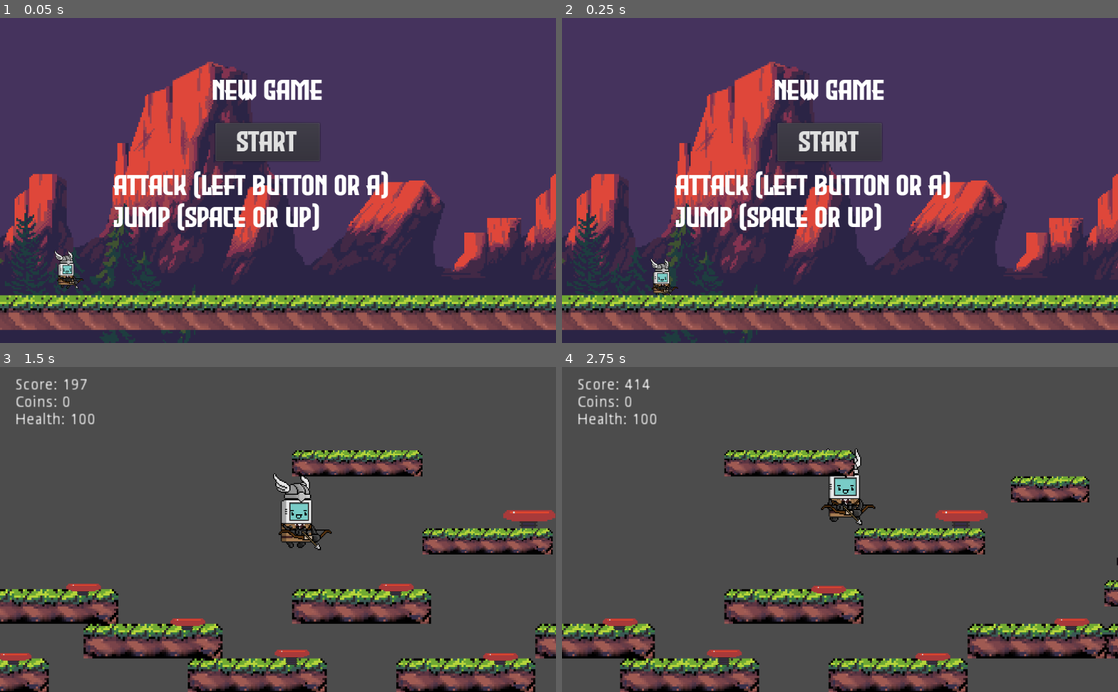
Above: before the commit, frames 1-4 (two rows, left to right).
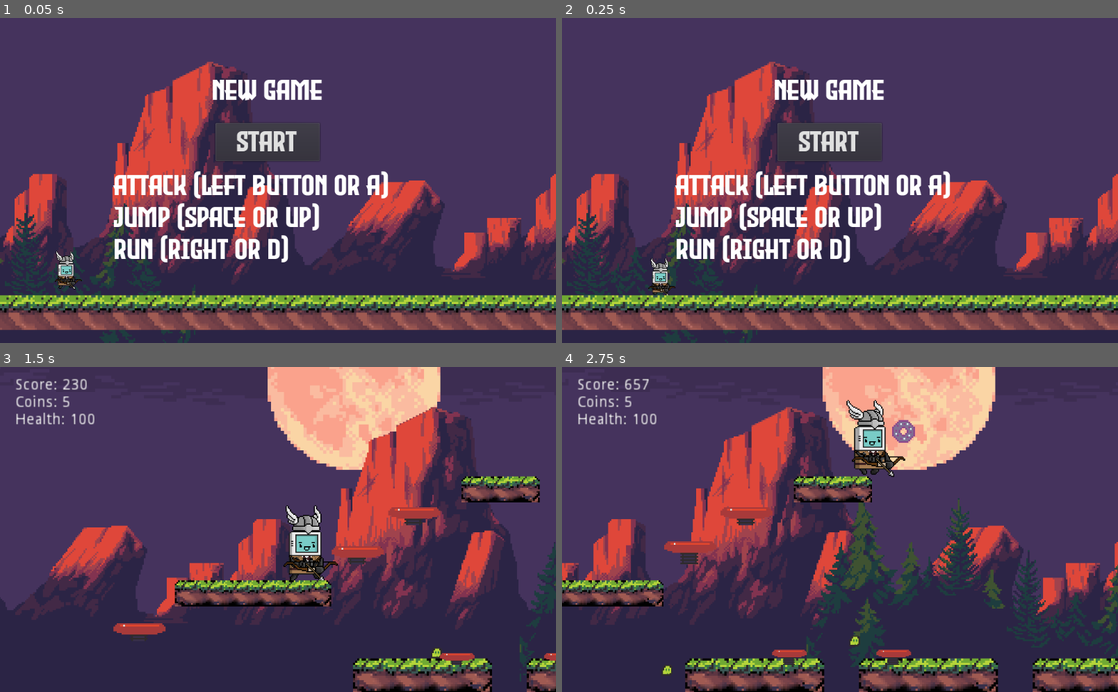
Above: after the commit, the same moments.

Repository: z-alzayer/Metaboy_GameJam
Game: Godot game, scene res://New_Game.tscn
Two runs of this game, one before a commit and one after it. Both use one fixed random seed, a clock stepped at 60 frames per second and the inputs below.
Inputs:
- Up to frame 1 (0.05 s): no input
- Up to frame 2 (0.25 s): no input
- Up to frame 3 (1.5 s): click "Start" at 0.5 s; hold Right (ui_right) from 1.28 s (still down)
- Up to frame 4 (2.75 s): keep holding Right (ui_right); tap Up (ui_up) at 1.52, 2.27 s

The runs differ from the first frame. In frame 1, 1.5% of the frame differs, in the area x 9-52%, y 66-84%; in frame 2, 1.5%; in frame 3, 96%, in the area x 0-100%, y 0-100%; in frame 4, 95%.

Commit message:
updated game level generation

Diff:
--- a/Metaboy_GameJam/Bouncy.gd
+++ b/Metaboy_GameJam/Bouncy.gd
@@ -17,9 +17,7 @@
 
 
 func _on_Area2D_body_entered(body):
-	print(body)
 	if body.get_class() == "KinematicBody2D":
-		print("Success")
 		body.jump_pad = true
 		animation.play("default")
 
--- a/Metaboy_GameJam/Level2.gd
+++ b/Metaboy_GameJam/Level2.gd
@@ -13,6 +13,9 @@
 var tile_pos
 var rand_y
 var y_pos
+var farthest_tile_pos
+var tile_tracker = 1
+onready var timer = $GenPlatforms
 var level_chunk = load("res://Level_Chunks/Level_Chunk_1.tscn")
 var level_chunk2 = load("res://Level_Chunks/Level_Chunk_2.tscn")
 var random = RandomNumberGenerator.new()
@@ -29,57 +32,70 @@
 		tile.set_cell(x + counter, y, 25)
 		counter += 1
 	tile.set_cell(x + counter, y, 27)
-
-	bounce_pos_gen = tile.to_global(tile.map_to_world(Vector2(x+counter , y)))
+	rand_y = randi() % 3
+	bounce_pos_gen = tile.to_global(tile.map_to_world(Vector2(x+counter - rand_y , y)))
 	final_x_distance = x + counter
 	return final_x_distance
 
 func add_chunk(pos):
 	var chunk = level_chunk.instance()
 	chunk.position = pos
+	farthest_tile_pos = (chunk.get_node("Position2D"))
+	print(farthest_tile_pos.position)
 	add_child(chunk)
 
 func add_chunk_2(pos):
 	var chunk = level_chunk2.instance()
 	chunk.position = pos
+	farthest_tile_pos = (chunk.get_node("Position2D"))
 	add_child(chunk)
 
 func make_platform_bouncy(rand_y):
 	var bouncer = bouncy.instance()
 	add_child(bouncer)
-	print(bounce_pos_gen)
+
 	bouncer.position = bounce_pos_gen
 	bouncer.position.y -= 20
-	print(bouncer.position)
+
 # Called when the node enters the scene tree for the first time.
 func _ready():
 	#final_x_distance = make_platform(final_x_distance, 5, 	(randi() % 20))
-	final_x_distance = make_platform(final_x_distance , 9, 3)
+	#final_x_distance = make_platform(final_x_distance , 9, 3)
+	add_chunk_2(Vector2(-200,0))
 	tile_pos = tile.world_to_map(player.position).x - 10
 	y_pos = 9
-	add_chunk(Vector2(0,0))
-	add_chunk_2(Vector2(700, 0))
+	timer.start()
+	for i in range(1, 1000):
+		final_x_distance = make_platform(i * 5 , 9, 	3)
+		make_platform_bouncy(rand_y)
+	#add_chunk(Vector2(0,0))
+	#add_chunk_2(Vector2(700, 0))
+
+func make_level_section():
+	rand_y = randi() % 4
+	if rand_y == 1:
+		rand_y = randi() % 100
+		add_chunk_2(Vector2(farthest_tile_pos.position.x * tile_tracker, 0 + rand_y))
+
+	elif rand_y == 2:
+		rand_y = randi() % 100
+		add_chunk(Vector2(farthest_tile_pos.position.x * tile_tracker, 0 + rand_y))
+		#print(player.position.x)
+	tile_tracker += 1
+	made_tile = false
+
 
 func _process(delta):
+	time_sum += delta
 
-	if player.position.x > tile_pos and made_tile:
-		rand_y = randi() % 3
-		final_x_distance = make_platform(final_x_distance + tile_pos , y_pos - rand_y, 	3)
-		#if rand_y >= 0:
-		make_platform_bouncy(rand_y)
-		made_tile = false
-	elif int(player.position.x) % int(500) == 0:
-		add_chunk_2(Vector2(player.position.x + 500, 0))
-	elif int(player.position.x) % int(300) == 0:
-		add_chunk(Vector2(player.position.x + 500, 0))
-		#print(player.position.x)
-		made_tile = false
-	time_sum += delta
-	if int(time_sum) % 500 == 0:
-		made_tile = true
-		tile_pos = tile.world_to_map(player.position).x
+	tile_pos = tile.world_to_map(player.position).x
+	if made_tile == true:
+		make_level_section()
+		timer.start()
 
-		#print(tile_pos)
-# Called every frame. 'delta' is the elapsed time since the previous frame.
-#func _process(delta):
-#	pass
+
+
+
+
+func _on_GenPlatforms_timeout():
+	made_tile = true
--- a/Metaboy_GameJam/Level2.tscn
+++ b/Metaboy_GameJam/Level2.tscn
@@ -6,6 +6,8 @@
 [ext_resource path="res://Player.tscn" type="PackedScene" id=4]
 [ext_resource path="res://UserInterface.tscn" type="PackedScene" id=5]
 [ext_resource path="res://Variables.gd" type="Script" id=6]
+[ext_resource path="res://ParallaxBg.tscn" type="PackedScene" id=7]
+[ext_resource path="res://Music/MetarunnerGameMusic.wav" type="AudioStream" id=8]
 
 [node name="Level2" type="Node2D"]
 script = ExtResource( 1 )
@@ -36,3 +38,20 @@
 
 [node name="Variables" type="Node2D" parent="."]
 script = ExtResource( 6 )
+
+[node name="GenPlatforms" type="Timer" parent="."]
+wait_time = 1.858
+autostart = true
+
+[node name="ParallaxBg2" parent="." instance=ExtResource( 7 )]
+offset = Vector2( 0, -100 )
+scale = Vector2( 3, 3 )
+transform = Transform2D( 3, 0, 0, 3, 0, -100 )
+follow_viewport_enable = false
+
+[node name="AudioStreamPlayer" type="AudioStreamPlayer" parent="."]
+stream = ExtResource( 8 )
+volume_db = -10.0
+autoplay = true
+
+[connection signal="timeout" from="GenPlatforms" to="." method="_on_GenPlatforms_timeout"]
--- a/Metaboy_GameJam/Level_Chunks/Level_Chunk_1.tscn
+++ b/Metaboy_GameJam/Level_Chunks/Level_Chunk_1.tscn
@@ -1,7 +1,10 @@
-[gd_scene load_steps=3 format=2]
+[gd_scene load_steps=6 format=2]
 
 [ext_resource path="res://grassy_tiles.tres" type="TileSet" id=1]
 [ext_resource path="res://Bouncy.tscn" type="PackedScene" id=2]
+[ext_resource path="res://Coin.tscn" type="PackedScene" id=3]
+[ext_resource path="res://Donut.tscn" type="PackedScene" id=4]
+[ext_resource path="res://Enemy.tscn" type="PackedScene" id=5]
 
 [node name="Node2D" type="Node2D"]
 
@@ -15,3 +18,58 @@
 [node name="Bouncy" parent="TileMap" instance=ExtResource( 2 )]
 position = Vector2( 209.667, 95.6667 )
 scale = Vector2( 1, 1 )
+
+[node name="Position2D" type="Position2D" parent="."]
+position = Vector2( 1022, 0 )
+
+[node name="Donut" parent="." instance=ExtResource( 4 )]
+position = Vector2( 229, 148 )
+scale = Vector2( 3, 3 )
+
+[node name="Coin" parent="." instance=ExtResource( 3 )]
+position = Vector2( 629, 228 )
+scale = Vector2( 3.5, 3.5 )
+
+[node name="Coin2" parent="." instance=ExtResource( 3 )]
+position = Vector2( 669, 192 )
+scale = Vector2( 3.5, 3.5 )
+
+[node name="Coin3" parent="." instance=ExtResource( 3 )]
+position = Vector2( 720, 179 )
+scale = Vector2( 3.5, 3.5 )
+
+[node name="Coin4" parent="." instance=ExtResource( 3 )]
+position = Vector2( 766, 179 )
+scale = Vector2( 3.5, 3.5 )
+
+[node name="Coin5" parent="." instance=ExtResource( 3 )]
+position = Vector2( 814, 180 )
+scale = Vector2( 3.5, 3.5 )
+
+[node name="Coin6" parent="." instance=ExtResource( 3 )]
+position = Vector2( 331, 347 )
+scale = Vector2( 3.5, 3.5 )
+
+[node name="Coin7" parent="." instance=ExtResource( 3 )]
+position = Vector2( 371, 311 )
+scale = Vector2( 3.5, 3.5 )
+
+[node name="Coin8" parent="." instance=ExtResource( 3 )]
+position = Vector2( 422, 298 )
+scale = Vector2( 3.5, 3.5 )
+
+[node name="Coin9" parent="." instance=ExtResource( 3 )]
+position = Vector2( 468, 298 )
+scale = Vector2( 3.5, 3.5 )
+
+[node name="Coin10" parent="." instance=ExtResource( 3 )]
+position = Vector2( 516, 299 )
+scale = Vector2( 3.5, 3.5 )
+
+[node name="Enemy" parent="." instance=ExtResource( 5 )]
+position = Vector2( 508, 324 )
+scale = Vector2( 2.5, 2.5 )
+
+[node name="Enemy2" parent="." instance=ExtResource( 5 )]
+position = Vector2( 347, 177 )
+scale = Vector2( 2.5, 2.5 )
--- a/Metaboy_GameJam/Level_Chunks/Level_Chunk_2.tscn
+++ b/Metaboy_GameJam/Level_Chunks/Level_Chunk_2.tscn
@@ -1,9 +1,10 @@
-[gd_scene load_steps=5 format=2]
+[gd_scene load_steps=6 format=2]
 
 [ext_resource path="res://grassy_tiles.tres" type="TileSet" id=1]
 [ext_resource path="res://Bouncy.tscn" type="PackedScene" id=2]
 [ext_resource path="res://Coin.tscn" type="PackedScene" id=3]
 [ext_resource path="res://Donut.tscn" type="PackedScene" id=4]
+[ext_resource path="res://Enemy.tscn" type="PackedScene" id=5]
 
 [node name="Node2D" type="Node2D"]
 
@@ -45,3 +46,18 @@
 [node name="Bouncy" parent="." instance=ExtResource( 2 )]
 position = Vector2( 529, 354 )
 scale = Vector2( 3, 3 )
+
+[node name="Bouncy3" parent="." instance=ExtResource( 2 )]
+position = Vector2( 127, 496 )
+scale = Vector2( 3, 3 )
+
+[node name="Position2D" type="Position2D" parent="."]
+position = Vector2( 1015, 5 )
+
+[node name="Enemy" parent="." instance=ExtResource( 5 )]
+position = Vector2( 790, 225 )
+scale = Vector2( 2.5, 2.5 )
+
+[node name="Enemy2" parent="." instance=ExtResource( 5 )]
+position = Vector2( 445, 412 )
+scale = Vector2( 2.5, 2.5 )
--- a/Metaboy_GameJam/New_Game.tscn
+++ b/Metaboy_GameJam/New_Game.tscn
@@ -54,7 +54,8 @@
 margin_bottom = 413.0
 theme = ExtResource( 1 )
 text = "Attack (Left button or A)
-Jump (Space or Up)"
+Jump (Space or Up)
+Run (Right or D)"
 
 [node name="AudioStreamPlayer" type="AudioStreamPlayer" parent="."]
 volume_db = -10.0
--- a/Metaboy_GameJam/Player.gd
+++ b/Metaboy_GameJam/Player.gd
@@ -52,12 +52,13 @@
 		animation.play("attack_no_arrow")
 		makeArrow()
 		attack = true
+	elif Input.is_action_pressed("ui_right"):
+		motion.x += 150
+		motion.x = lerp(motion.x, 0, 0.25)
+		print("dashing")
 	else: # If none of these are pressed
 		if player_vars != null:
 			motion.x = lerp(motion.x, 0, 0.25) # set the x to 0 by smoothly transitioning by 0.25
-		elif player_vars == null and Input.is_action_pressed("ui_right"):
-			motion.x += 10
-			motion.x = lerp(motion.x, 0, 0.25)
 		elif player_vars == null and Input.is_action_pressed("ui_left"):
 			motion.x -= 100
 			motion.x = lerp(motion.x, 0, 0.25)
@@ -79,7 +80,8 @@
 	gameOver()
 func on_change():
 	if coins > 0:
-		print(coins)
+		pass
+
 
 
 func _on_AnimatedSprite_animation_finished():
@@ -94,7 +96,6 @@
 
 
 func _on_Win_body_entered(body):
-	print("working!!")
 	if body.is_in_group("Player"):
 		speed = 0
 		animation.stop()
--- a/Metaboy_GameJam/Player.tscn
+++ b/Metaboy_GameJam/Player.tscn
@@ -69,7 +69,7 @@
 [node name="AnimatedSprite" type="AnimatedSprite" parent="."]
 frames = SubResource( 13 )
 animation = "run"
-frame = 4
+frame = 9
 playing = true
 
 [node name="AttackTimer" type="Timer" parent="."]
Not shown: 1 places in Metaboy_GameJam/Level2.tscn that only renumber resources
Not shown, changed: Metaboy_GameJam/export_presets.cfg
Not shown, changed: .DS_Store
